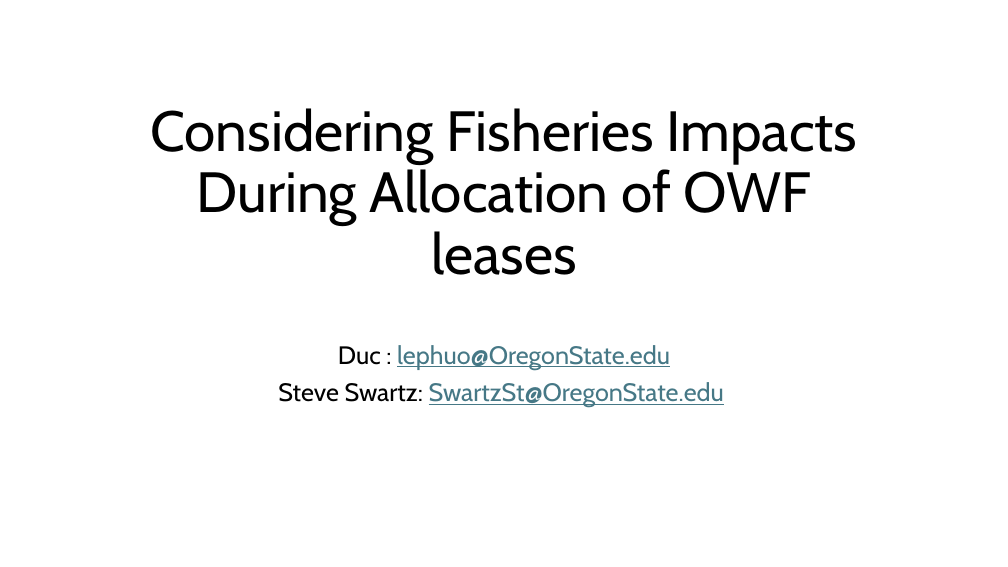
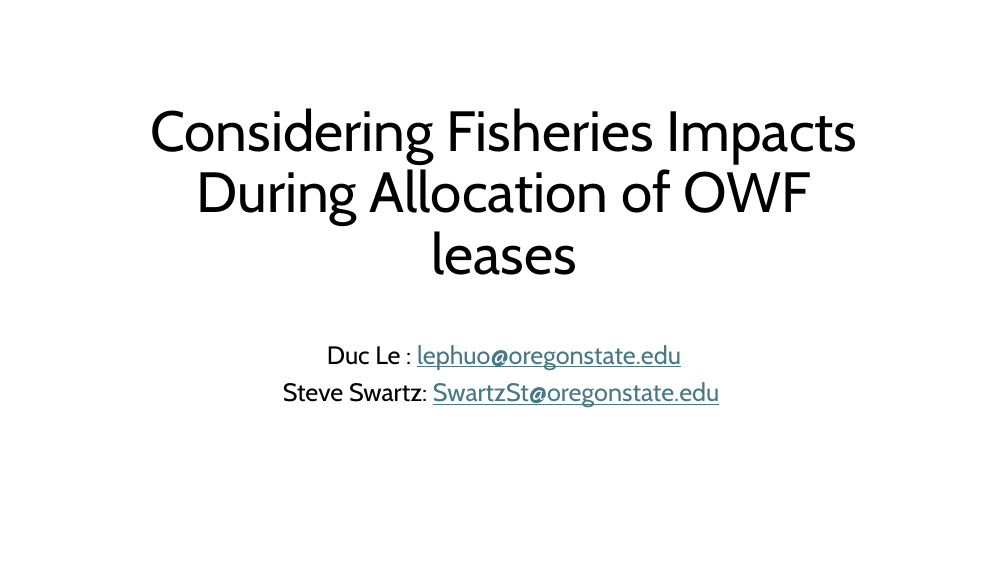
Before and after one commit to Duc1e/Wind-Turbine-Project-GEOG563, a slide deck: slide 1 of Documents/May Presentation.pptx. Drawn at 1008x567 pixels with LibreOffice and Linux fonts; fonts in the diff are those of the drawing. Boxes give left, top, right and bottom in pixels: in the first picture for what was removed or moved away, otherwise in the second. Text is boxed around its words. In the diff, an @@ line names an element or a change of style, - is before the commit and + after.

```diff
--- a/Documents/May Presentation.pptx
+++ b/Documents/May Presentation.pptx
@@ subtitle at box(283, 345, 719, 408): text changed @@
-Duc : lephuo@OregonState.edu
-Steve Swartz: SwartzSt@OregonState.edu
+Duc Le : lephuo@oregonstate.edu
+Steve Swartz: SwartzSt@oregonstate.edu
```
Also in this commit, not shown: 1 other slide changed, 4 slides added, 4 slides removed.
